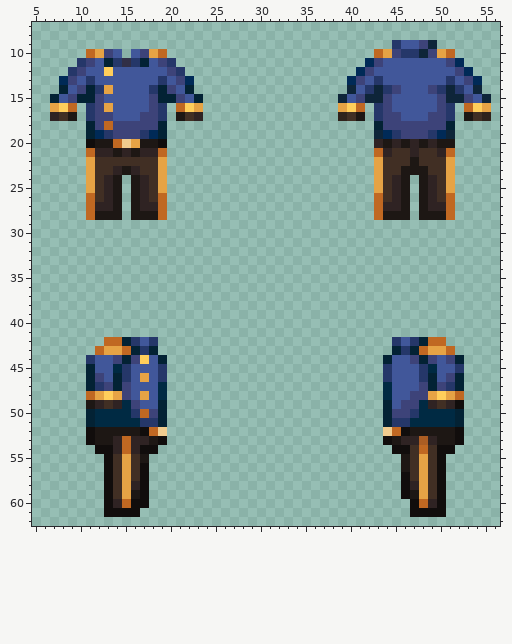
Edited in one commit: pixel-art sprite (Resources/Textures/Clothing/Uniforms/Jumpsuit/captain.rsi/equipped-INNERCLOTHING.png). The picture above was drawn from the file before the commit.
The file is 64x64 pixels. Colours within 5 levels of each other are drawn and written as one. Shown: x 5..56, y 7..62.
After:
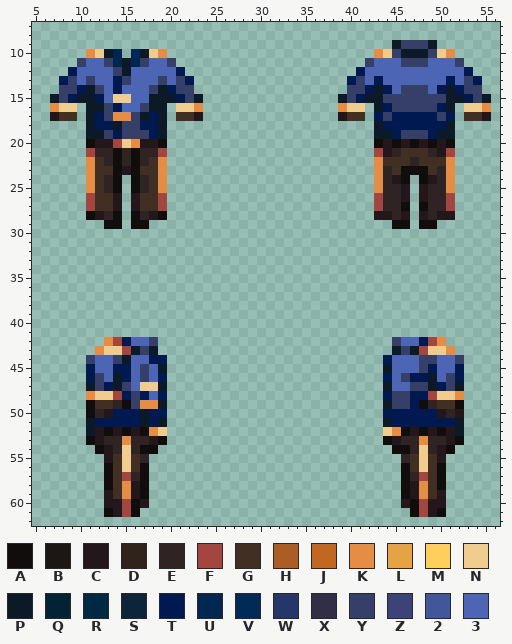
Palette (. is transparent): A #110d0c  B #1d1714  C #23171b  D #2f231c  E #2f2323  F #a3463f  G #412f24  H #ab5d23  J #c06822  K #e68d45  L #e6a345  M #ffce5b  N #f0cc8f  P #0b1a26  Q #032234  R #002a43  S #0e2539  T #001a51  U #002751  V #002a57  W #253769  X #312f47  Y #353f68  Z #3d4379  2 #41579a  3 #4c66b5
From old to new:
Changed rows in their new state; - is an unchanged pixel.
first column x 7:
 9 --------------------------------------PYYYP------
10 ----KNPU-UPNK-----------------------KNYPPPYNK----
11 ---Y33YUPUY33Y---------------------Y333YYY333Y---
12 --T3333YP33333T-------------------T33333333333T--
13 -TY3Y33TY333Y3YT-----------------TY3T3333333T3YT-
14 -YYTPY3T333YPTYY-----------------YYTPT3YYY3TPTYY-
15 PYTPPT3NN33PPPTYP---------------PYTPPYYYYYYYPPTYP
16 KNN-PPYT33YPP-NNK---------------KNN-PTYYYYYTP-NNK
17 C-G-PTYKKYPTP-G-C---------------C-G-TYTTTTTYT-G-C
18 ----PTTPYYTTP-----------------------PTTTTTTTP----
19 ----PPYTYYYTP-----------------------PPTYYYTPP----
20 -----CCF-KCC------------------------ACACACACA----
21 ----F--A-A--F-----------------------FCE-G-ECF----
22 ----K-EAEAE-K-----------------------K---E---K----
23 ----K--ACA--K-----------------------KE-AAA-EK----
24 ----K--A-A--K-----------------------KECA-ACEK----
25 ----K--A-A--K-----------------------KE-C-C-EK----
26 ----F-GC-CG-F-----------------------FE-C-C-EF----
27 ----FGGC-CGGF-----------------------F--A-A--F----
28 ----ACEA-AECA-----------------------CCEC-CECC----
29 ------AA-AA---------------------------AA-AA------
first column x 11:
42 --KFT33Y--------------------------Y33TFK--
43 -KNNFPYP--------------------------PYPFNNK-
44 Y33YP33TT------------------------T333YY33Y
45 T33TT3Y3P------------------------P333YT33T
46 TY3PT3Y3T------------------------T3YTTP3YT
47 PYTPY3NNP------------------------P33YYPTYP
48 KNNFTYT3T------------------------TYYTTFNNK
49 AG--AYKKP------------------------PYYTA--G-
50 AECTTTPTT------------------------TTTTTTCEC
51 PTTTTTPTP------------------------PTTTTTTTP
52 PCACAC-K--------------------------K-CACACP
53 -CE-K--C--------------------------C--K-EC-
54 --C-N-------------------------------ENEC--
55 --C-N-E----------------------------E-N-C--
56 ----N------------------------------A-N----
57 ----FE------------------------------EF----
58 ----KC------------------------------CK----
59 --C-KC------------------------------CK-C--
60 --CCF-C----------------------------C-FCC--
61 ---CF--------------------------------FC---
Boxes around the changes in both pictures, in picture pixels (x1, y1, x2, y2):
changed: (338, 40, 491, 229)
changed: (50, 49, 203, 229)
changed: (86, 337, 167, 517)
changed: (383, 337, 464, 517)
